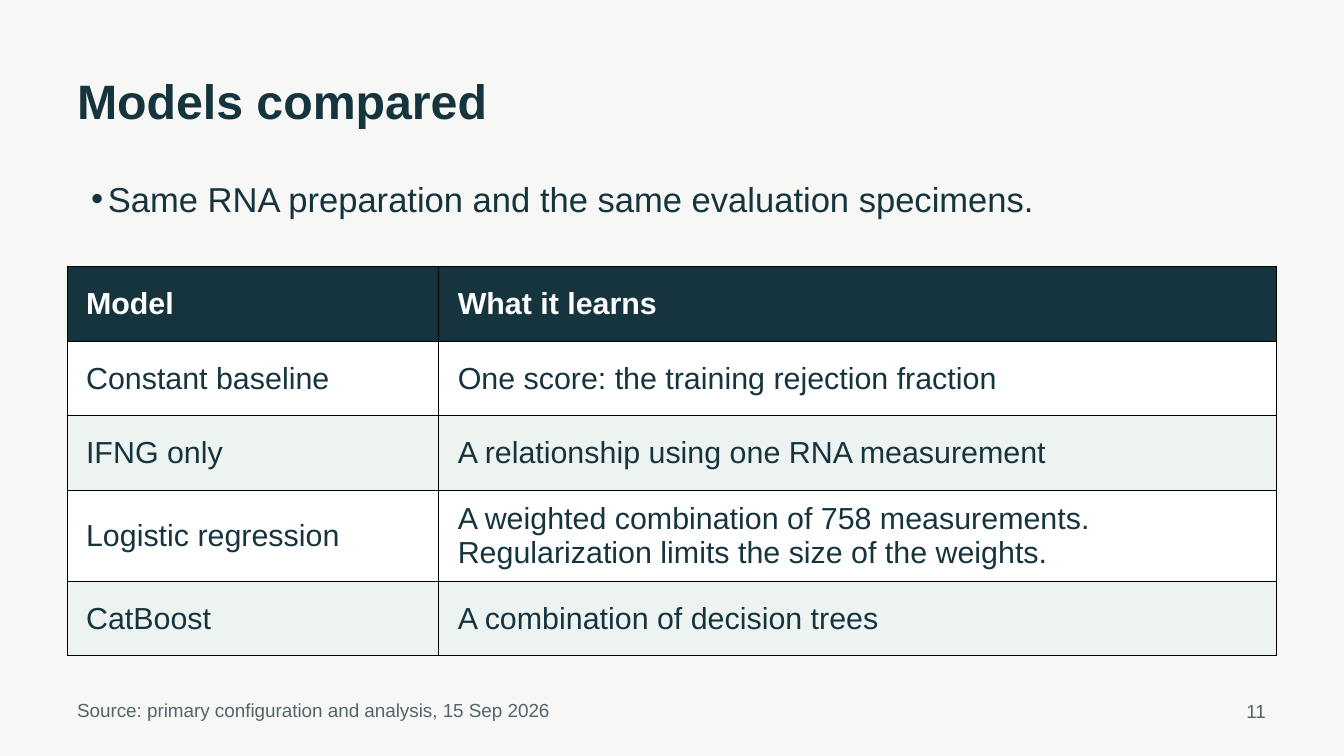
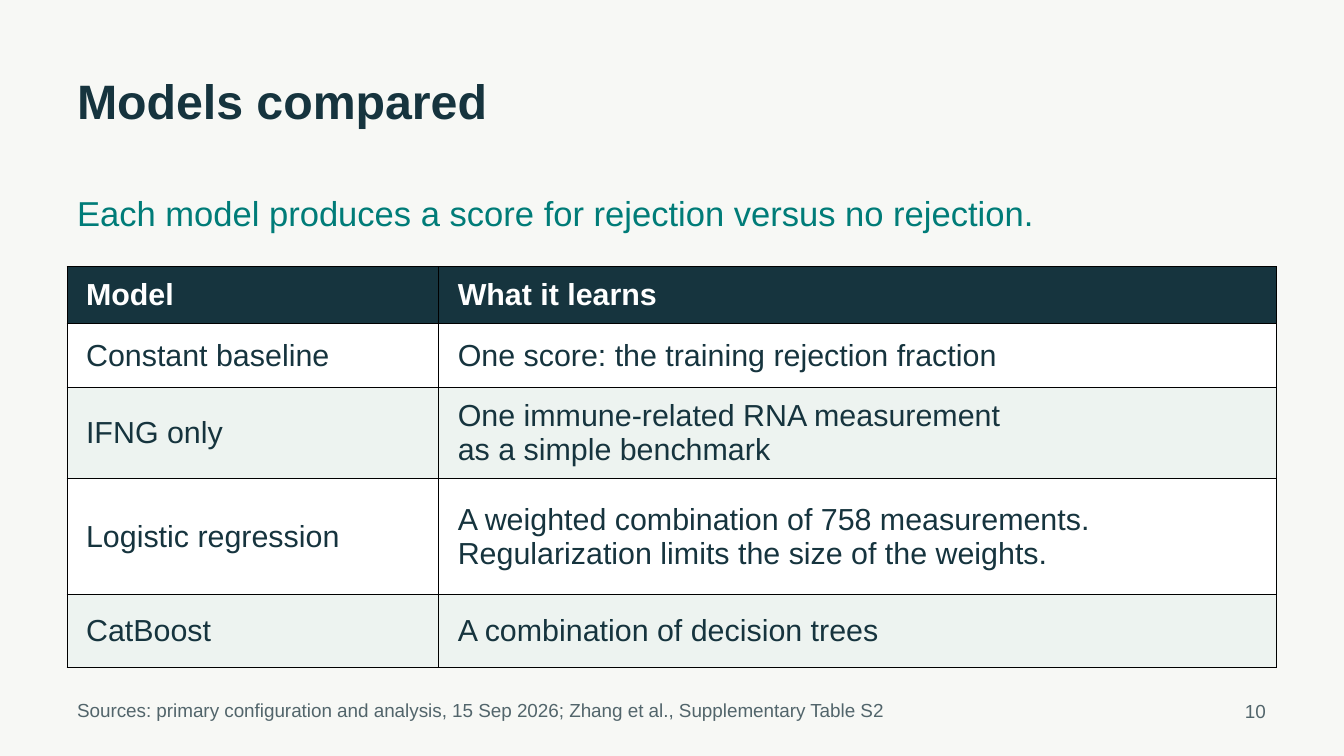
Before and after one commit to ca34525/Kidney-Biopsy-Rejection-Classifier, a slide deck: slide 10 of presentation/unos_kidney_biopsy.pptx (slide 11 before the commit). Drawn at 1344x756 pixels with LibreOffice and Linux fonts; fonts in the diff are those of the drawing. Boxes give left, top, right and bottom in pixels: in the first picture for what was removed or moved away, otherwise in the second. Text is boxed around its words. In the diff, an @@ line names an element or a change of style, - is before the commit and + after.

```diff
--- a/presentation/unos_kidney_biopsy.pptx
+++ b/presentation/unos_kidney_biopsy.pptx
@@ text "Each model produces a score ..." at [77, 201, 1033, 233]: vertical alignment top to middle @@
@@ text at [77, 201, 1033, 233]: text changed; text colour #16343E to #007C78 @@
-• Same RNA preparation and the same evaluation specimens.
+Each model produces a score for rejection versus no rejection.
@@ table at [68, 267, 1277, 658] @@
-row 3, column 2: A relationship using one RNA measurement
+row 3, column 2: One immune-related RNA measurement / as a simple benchmark
@@ text at [77, 703, 883, 721]: text changed @@
-Source: primary configuration and analysis, 15 Sep 2026
+Sources: primary configuration and analysis, 15 Sep 2026; Zhang et al., Supplementary Table S2
@@ text at [1245, 705, 1266, 718]: text changed @@
-11
+10
```
Also in this commit, not shown: 19 other slides changed, 38 other files.
